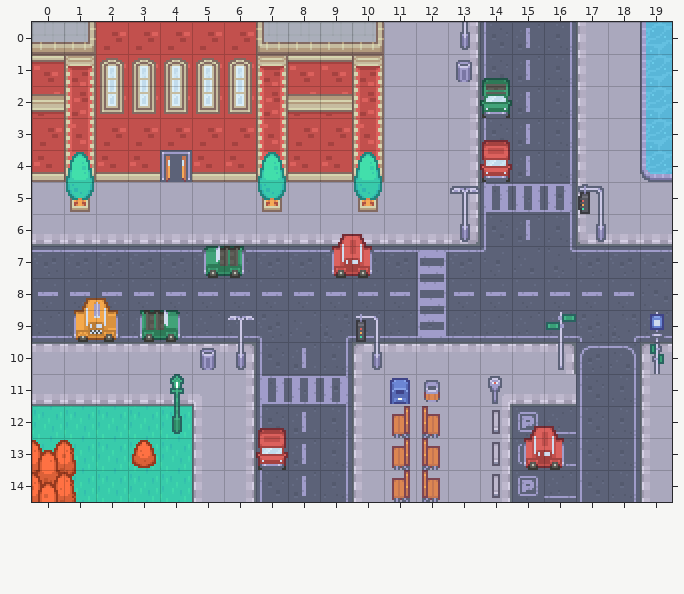
Level history. Tiled map (JSON): assets/maps/Museum.tmj. The first picture shows the starting point.
Cells are 32x32 px. Shown: x 0..19, y 0..14.
The same view after the edit:
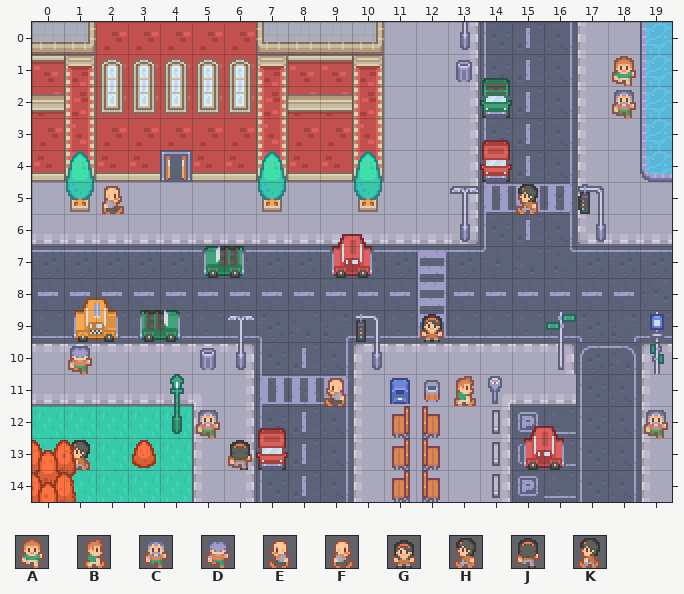
Key: from "urban_32": A 51, B 80, C 213, D 214, E 374, F 377, G 429, H 455, J 457, K 482.
_ is an empty cell, . an unchanged one.
Tiles of an added or newly shown layer are drawn over the layers below it.
Diff:
--- layer "Tile Layer 4" (added)
@@ x 1..1 @@
-13 _
+13 K
--- layer "Tile Layer 3"
@@ x 18..18 @@
- 1 _
- 2 _
+ 1 A
+ 2 C
@@ x 2..15 @@
- 5 _............_
+ 5 F............H
@@ x 1..19 @@
- 9 ..........._.......
-10 _..................
-11 ........_..._......
-12 ...._............._
-13 ....._.............
+ 9 ...........G.......
+10 D..................
+11 ........E...B......
+12 ....C.............C
+13 .....J.............
